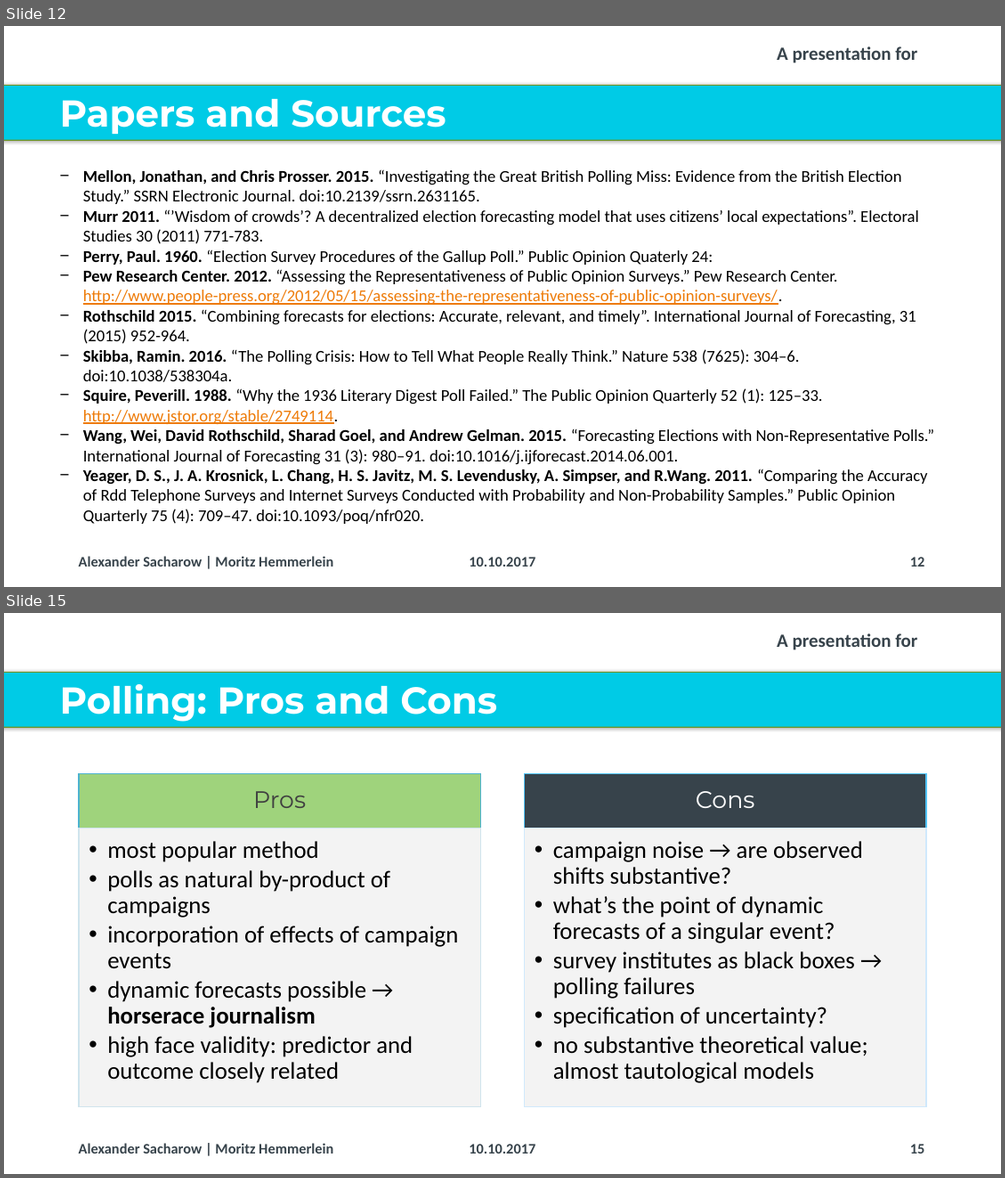
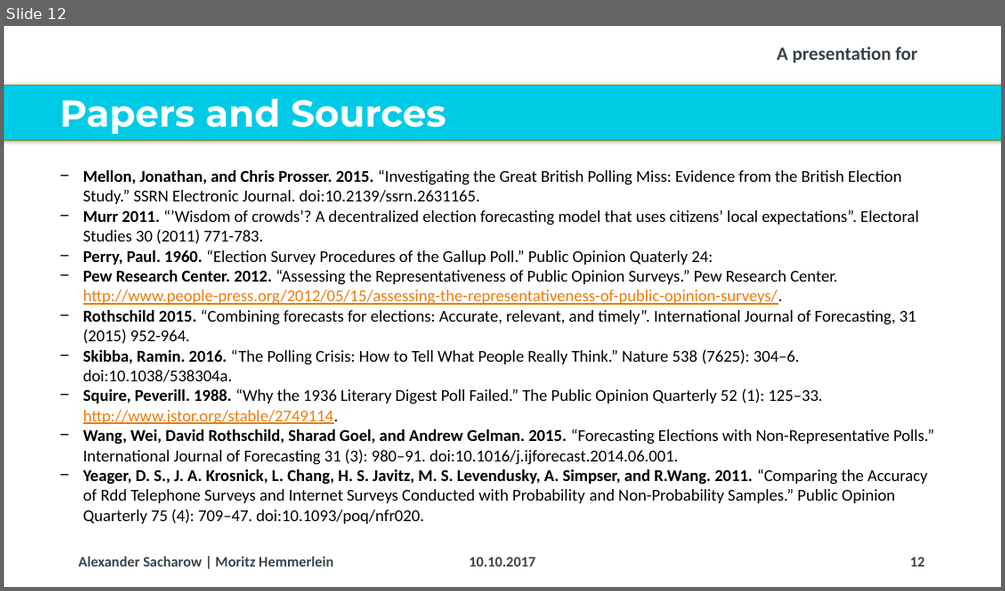
Before and after one commit to Corrod3/ElectionForecasting, a slide deck: Dalia Presentation/20171006_Dalia_Lunchtime Talk_Election Forecasting_v2.pptx. Shown one above the other, each under a label of ours: slides 12 and 15 before the commit, slide 12 after it; the slides between them are not shown. The pictures are 1005x1178 and 1005x591 pixels, drawn with LibreOffice and Linux fonts; fonts in the diff are those of the drawing; background and template pictures are left out. Boxes give left, top, right and bottom in pixels: in the first picture for what was removed or moved away, otherwise in the second. Text is boxed around its words. In the diff, an @@ line names an element or a change of style, - is before the commit and + after.

```diff
--- a/Dalia Presentation/20171006_Dalia_Lunchtime Talk_Election Forecasting_v2.pptx
+++ b/Dalia Presentation/20171006_Dalia_Lunchtime Talk_Election Forecasting_v2.pptx
@@ slide 15 removed at box(4, 613, 1001, 1174), background #FFFFFF; not listed: 3 template elements that a slide beside it also shows @@
@@ title removed at box(60, 684, 497, 722) @@
-Polling: Pros and Cons
@@ group removed at box(79, 774, 926, 1107): 4 freeform shapes @@
-Pros
-  • most popular method
-  • polls as natural by-product of campaigns
-  • incorporation of effects of campaign events
-  • dynamic forecasts possible → horserace journalism
-  • high face validity: predictor and outcome closely related
-Cons
-  • campaign noise → are observed shifts substantive?
-  • what’s the point of dynamic forecasts of a singular event?
-  • survey institutes as black boxes → polling failures
-  • specification of uncertainty?
-  • no substantive theoretical value; almost tautological models
@@ text removed at box(469, 1143, 535, 1153) @@
-10.10.2017
@@ page number removed at box(910, 1143, 925, 1153) @@
-15
```
Also in this commit, not shown: 4 slides changed, 2 slides added, 2 other slides removed, 3 other files.
